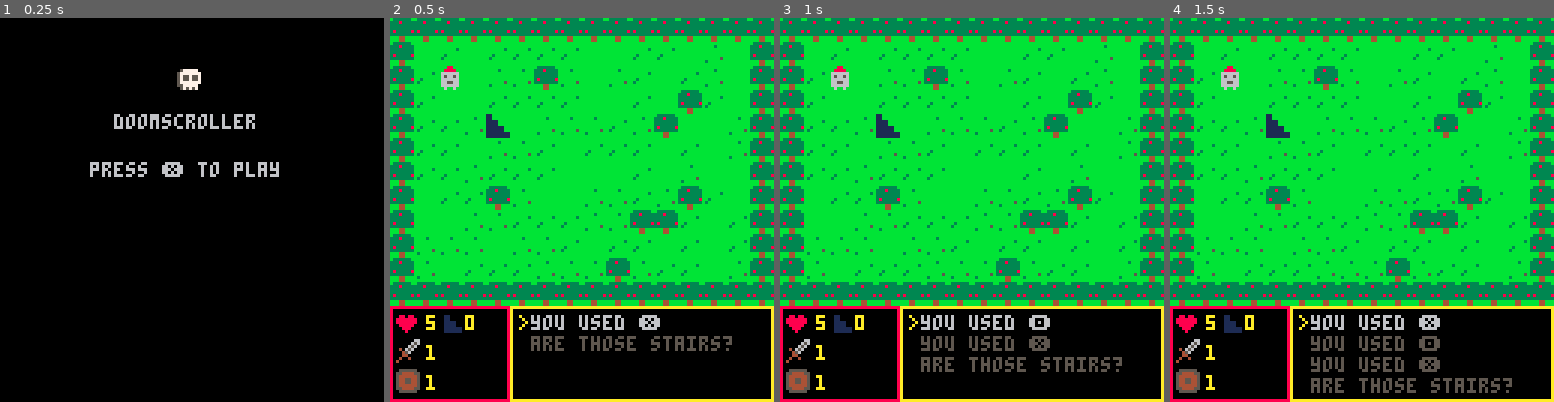
Above: before the commit, frames 1-4 (left to right).
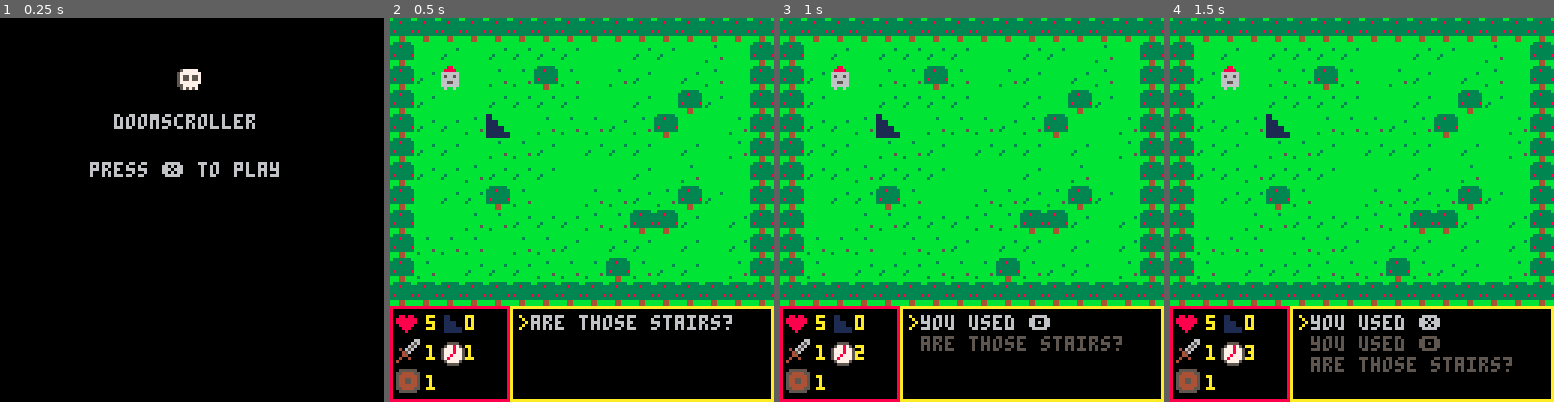
Above: after the commit, the same moments.

Repository: OmniWode/doomscroller
Game: PICO-8 cartridge doomscroller.p8
Two runs of this game, one before a commit and one after it. Both use one fixed random seed, a clock stepped at 60 frames per second and the inputs below.
Inputs:
- Up to frame 1 (0.25 s): no input
- Up to frame 2 (0.5 s): tap X (X key) at 0.33 s
- Up to frame 3 (1 s): tap O (Z key) at 0.7 s
- Up to frame 4 (1.5 s): tap X (X key) at 1.07 s

Frame 1 is identical in both runs. In frame 2, 2.0% of the frame differs, in the area x 13-90%, y 77-91%; in frame 3, 2.1%, in the area x 13-90%, y 82-93%; in frame 4, 2.0%.

Commit message:
fixed issue where game logged pressing x to start game in chat

Diff:
--- a/doomscroller.p8
+++ b/doomscroller.p8
@@ -100,7 +100,7 @@
 
 function map_setup()
 	timer=0
-	anim_time=30 --30 = 1 sec
+	turn_time=15 --30 = 1 sec
 	turn_count=0
 
 	log={"are those stairs?"}
@@ -132,12 +132,16 @@
 	end
 
 	turn_count+=1
+	p.turn=true
+	timer+=1
+	if (timer%turn_time==0) timer=0
 
 	--add(log,"world turn "..tostr(turn_count),1)
 	--reset_room(mapx,mapy)
 	--set_room(mapx,mapy)
 
-	p.turn=true
+
+
 end
 
 function enemy_turn(e)
@@ -269,12 +273,10 @@
 
 -- should mirror set_room!!!!
 function reset_room(mapx,mapy)
-
+	--stop("halt",10)
 	--clear_room(mapx,mapy)
 	for a in all(room.actors) do
-		add(log,"x="..tostr(a.x),1)
-		add(log,"y="..tostr(a.y),1)
-		add(log,"actor "..tostr(a.i).." moved",1)
+		mset(a.x,a.y,0)
 	end
 
 	mset(mapx+room.stairx,mapy+room.stairy,0)
@@ -321,7 +323,7 @@
 
 function make_player()
 	p={}
-	p.turn=true
+	p.turn=false
 	p.target=false
 	p.x=2
 	p.y=2
@@ -462,6 +464,11 @@
 	--print("lvl="..tostr(level),hudx+16,hudy+3,10)
 	spr(34,hudx+17,hudy+2)
 	print(level,hudx+25,hudy+3,10)
+
+	-- turn count
+	spr(49,hudx+17,hudy+12)
+	print(turn_count,hudx+25,hudy+13,10)
+
 end
 
 function draw_log()
@@ -577,14 +584,22 @@
 00440000544444450111111000000000000000000000000000000000000000000000000000000000000000000000000000000000000000000000000000000000
 04004000554444550111111000000000000000000000000000000000000000000000000000000000000000000000000000000000000000000000000000000000
 40000000055555500000000000000000000000000000000000000000000000000000000000000000000000000000000000000000000000000000000000000000
-00000000000000000000000000000000000000000000000000000000000000000000000000000000000000000000000000000000000000000000000000000000
-00000000000000000577777000000000000000000000000000000000000000000000000000000000000000000000000000000000000000000000000000000000
-08808800000000005777777700000000000000000000000000000000000000000000000000000000000000000000000000000000000000000000000000000000
-88888880000000005755755700000000000000000000000000000000000000000000000000000000000000000000000000000000000000000000000000000000
-88888880000000005755755700000000000000000000000000000000000000000000000000000000000000000000000000000000000000000000000000000000
-08888800000000005777777700000000000000000000000000000000000000000000000000000000000000000000000000000000000000000000000000000000
-00888000000000005577777000000000000000000000000000000000000000000000000000000000000000000000000000000000000000000000000000000000
-00080000000000000575757000000000000000000000000000000000000000000000000000000000000000000000000000000000000000000000000000000000
+00000000005555000000000000000000000000000000000000000000000000000000000000000000000000000000000000000000000000000000000000000000
+00000000057787500577777000000000000000000000000000000000000000000000000000000000000000000000000000000000000000000000000000000000
+08808800577787755777777700000000000000000000000000000000000000000000000000000000000000000000000000000000000000000000000000000000
+88888880577787755755755700000000000000000000000000000000000000000000000000000000000000000000000000000000000000000000000000000000
+88888880577877755755755700000000000000000000000000000000000000000000000000000000000000000000000000000000000000000000000000000000
+08888800578777755777777700000000000000000000000000000000000000000000000000000000000000000000000000000000000000000000000000000000
+00888000057777505577777000000000000000000000000000000000000000000000000000000000000000000000000000000000000000000000000000000000
+00080000005555000575757000000000000000000000000000000000000000000000000000000000000000000000000000000000000000000000000000000000
+00000000880000008888000088888800888888888888888888888888888888888888888888888888888888888888888888888888888888888888888800000000
+00000000000000000000000000000000000000000000000800000008000000080000000800000008000000080000000800000008000000088000000800000000
+00000000000000000000000000000000000000000000000800000008000000080000000800000008000000080000000800000008000000088000000800000000
+00000000000000000000000000000000000000000000000000000008000000080000000800000008000000080000000800000008800000088000000800000000
+00000000000000000000000000000000000000000000000000000008000000080000000800000008000000080000000800000008800000088000000800000000
+00000000000000000000000000000000000000000000000000000000000000080000000800000008000000080000000880000008800000088000000800000000
+00000000000000000000000000000000000000000000000000000000000000080000000800000008000000080000000880000008800000088000000800000000
+00000000000000000000000000000000000000000000000000000000000000000000008800008888008888888888888888888888888888888888888800000000
 __gff__
 0001010503080000010000000000000001020300100000000000000000000000000000000000000000000000000000000000000000000000000000000000000000000000000000000000000000000000000000000000000000000000000000000000000000000000000000000000000000000000000000000000000000000000
 0000000000000000000000000000000000000000000000000000000000000000000000000000000000000000000000000000000000000000000000000000000000000000000000000000000000000000000000000000000000000000000000000000000000000000000000000000000000000000000000000000000000000000
